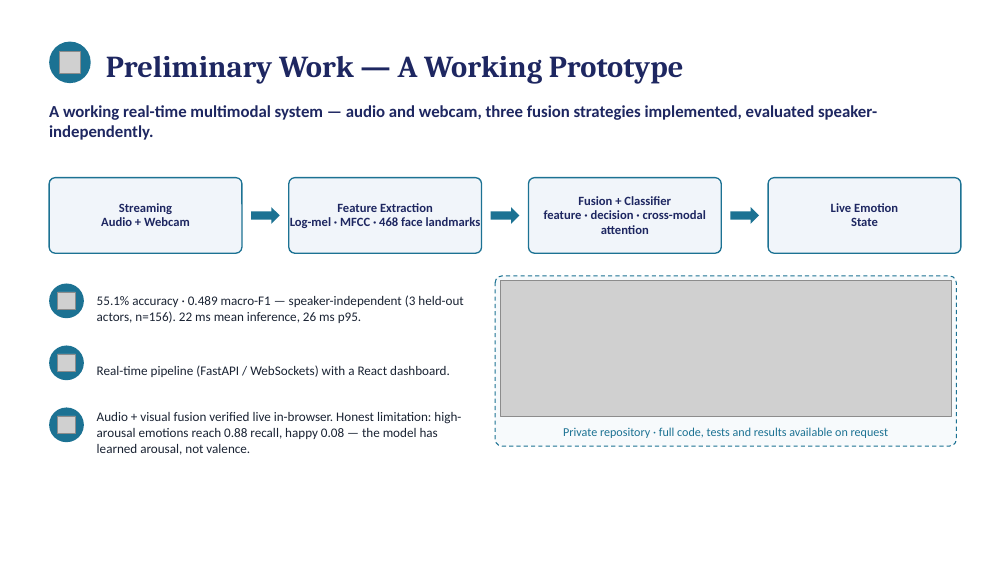
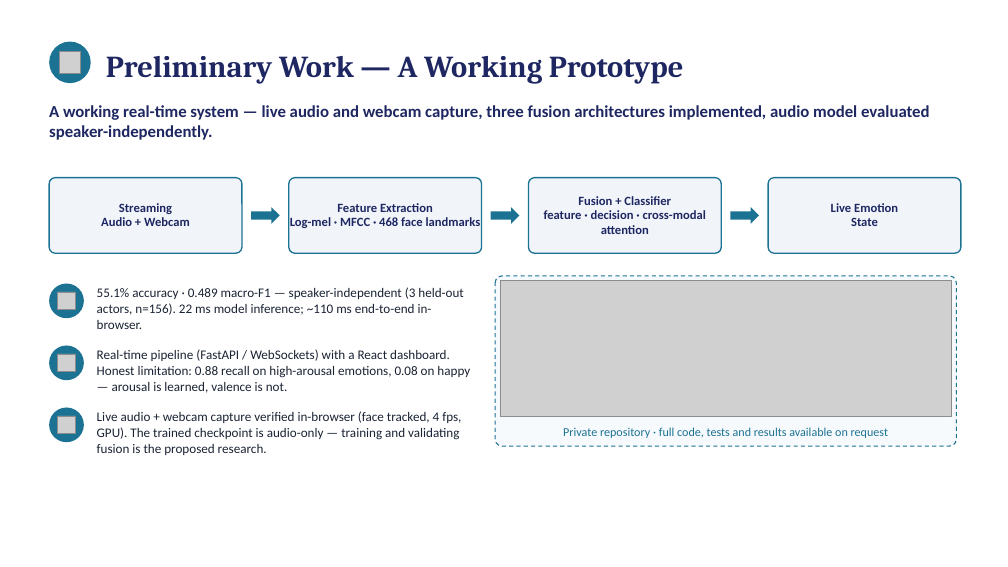
Before and after one commit to Favy-source/SER-System, a slide deck: slide 4 of docs/presentation/MMU_Interview_Favour_REVISED.pptx. Drawn at 1008x567 pixels with LibreOffice and Linux fonts; fonts in the diff are those of the drawing; grey boxes stand for pictures. Boxes give left, top, right and bottom in pixels: in the first picture for what was removed or moved away, otherwise in the second. Text is boxed around its words. In the diff, an @@ line names an element or a change of style, - is before the commit and + after.

```diff
--- a/docs/presentation/MMU_Interview_Favour_REVISED.pptx
+++ b/docs/presentation/MMU_Interview_Favour_REVISED.pptx
@@ text at (49,105,930,140): text changed @@
-A working real-time multimodal system — audio and webcam, three fusion strategies implemented, evaluated speaker-independently.
+A working real-time system — live audio and webcam capture, three fusion architectures implemented, audio model evaluated speaker-independently.
@@ text at (97,287,463,329): text changed @@
-55.1% accuracy · 0.489 macro-F1 — speaker-independent (3 held-out actors, n=156). 22 ms mean inference, 26 ms p95.
+55.1% accuracy · 0.489 macro-F1 — speaker-independent (3 held-out actors, n=156). 22 ms model inference; ~110 ms end-to-end in-browser.
@@ text at (97,349,470,393): text changed @@
-Real-time pipeline (FastAPI / WebSockets) with a React dashboard.
+Real-time pipeline (FastAPI / WebSockets) with a React dashboard. Honest limitation: 0.88 recall on high-arousal emotions, 0.08 on happy — arousal is learned, valence is not.
@@ text at (97,411,461,455): text changed @@
-Audio + visual fusion verified live in-browser. Honest limitation: high-arousal emotions reach 0.88 recall, happy 0.08 — the model has learned arousal, not valence.
+Live audio + webcam capture verified in-browser (face tracked, 4 fps, GPU). The trained checkpoint is audio-only — training and validating fusion is the proposed research.
```
Also in this commit, not shown: 3 other files.
